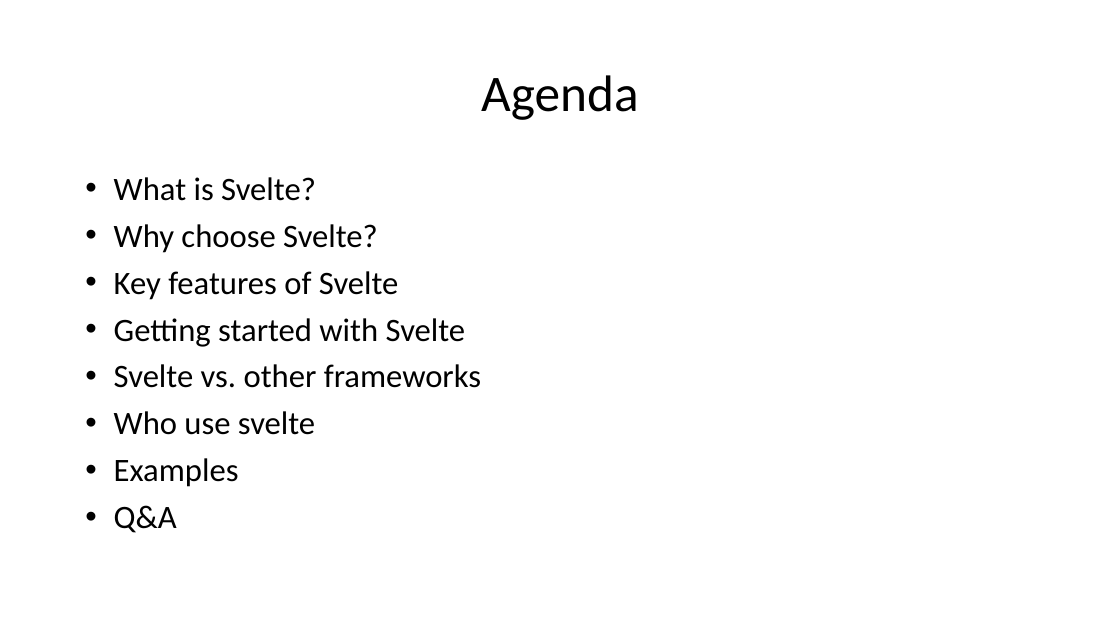
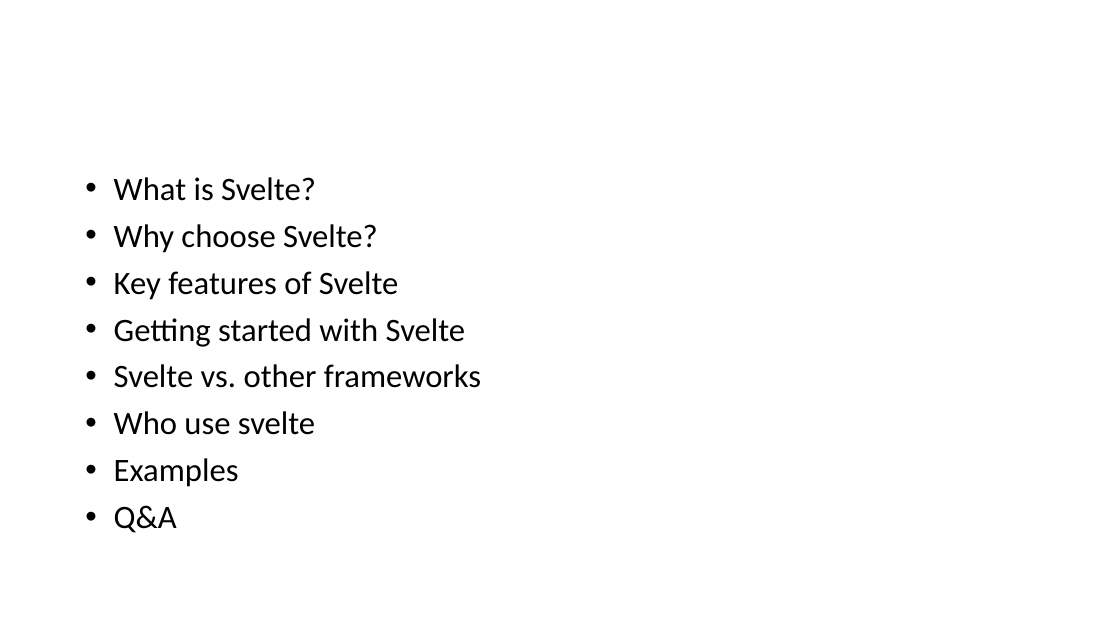
Before and after one commit to AnasAttar10/svelte, a slide deck: slide 2 of عرض تقديمي.pptx. Drawn at 1120x630 pixels with LibreOffice and Linux fonts; fonts in the diff are those of the drawing. Boxes give left, top, right and bottom in pixels: in the first picture for what was removed or moved away, otherwise in the second. Text is boxed around its words. In the diff, an @@ line names an element or a change of style, - is before the commit and + after.

Commit message:
update some things

```diff
--- a/عرض تقديمي.pptx
+++ b/عرض تقديمي.pptx
@@ title removed at <box>481,75,638,120</box> @@
-Agenda
```
Also in this commit, not shown: 1 other slide changed.
